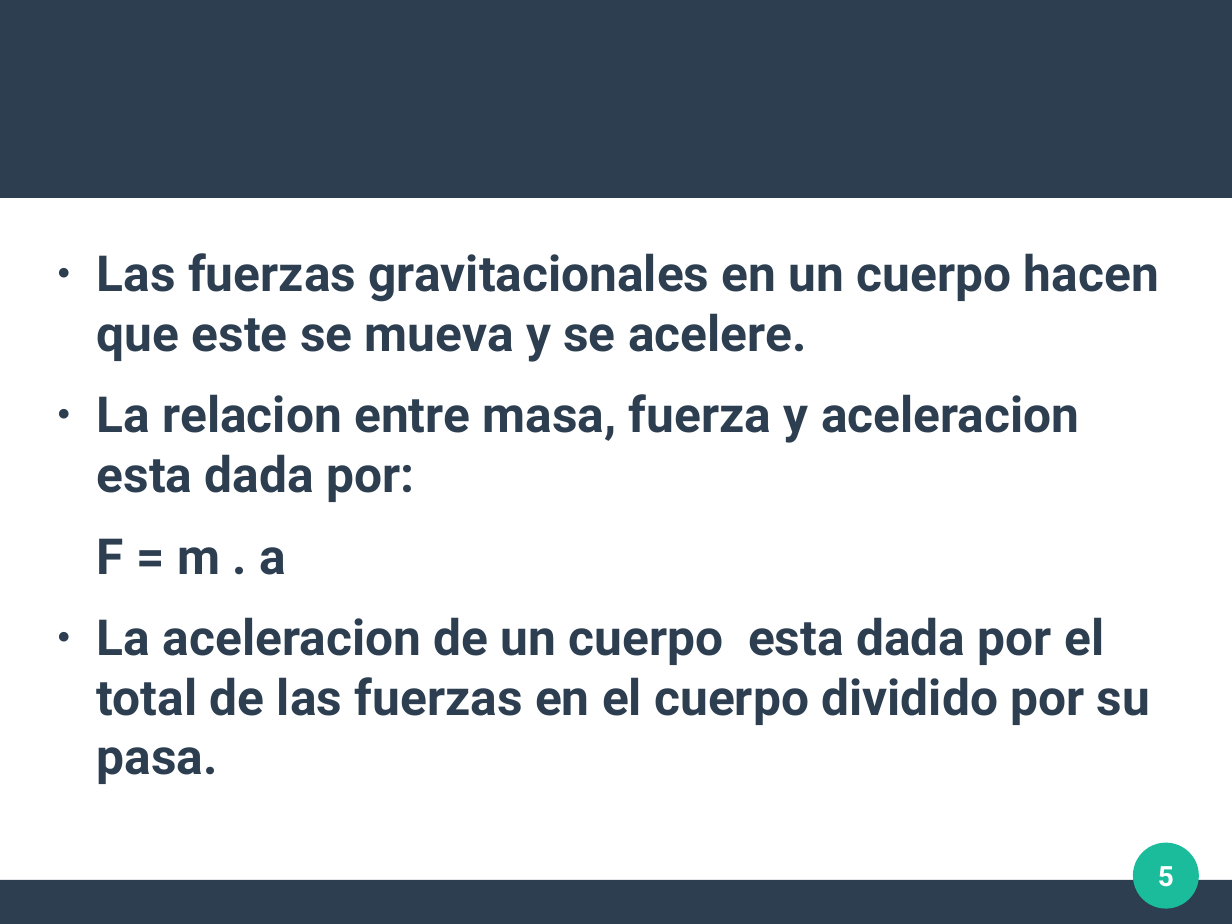
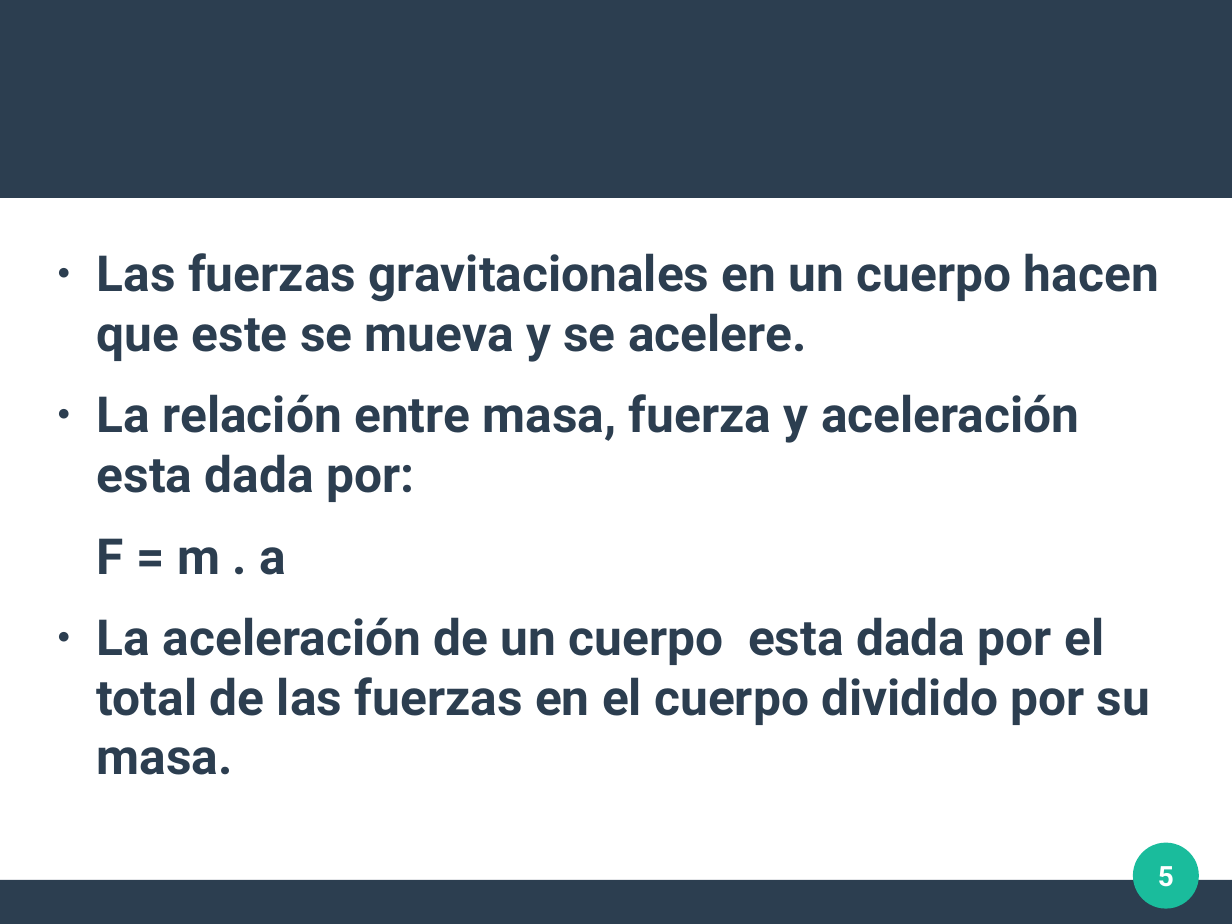
Before and after one commit to javier-a-agustin/tp-final-Introduccion-a-la-Concurrencia-2020, a slide deck: slide 5 of presentacion.odp. Drawn at 1232x924 pixels with LibreOffice and Linux fonts; fonts in the diff are those of the drawing. Boxes give left, top, right and bottom in pixels: in the first picture for what was removed or moved away, otherwise in the second. Text is boxed around its words. In the diff, an @@ line names an element or a change of style, - is before the commit and + after.

```diff
--- a/presentacion.odp
+++ b/presentacion.odp
@@ text at box(97, 394, 1079, 502): text changed @@
-● La relacion entre masa, fuerza y aceleracion esta dada por:
+● La relación entre masa, fuerza y aceleración esta dada por:
@@ text at box(97, 617, 1150, 775): text changed @@
-● La aceleracion de un cuerpo esta dada por el total de las fuerzas en el cuerpo dividido por su pasa.
+● La aceleración de un cuerpo esta dada por el total de las fuerzas en el cuerpo dividido por su masa.
```
Also in this commit, not shown: 2 other slides changed.
